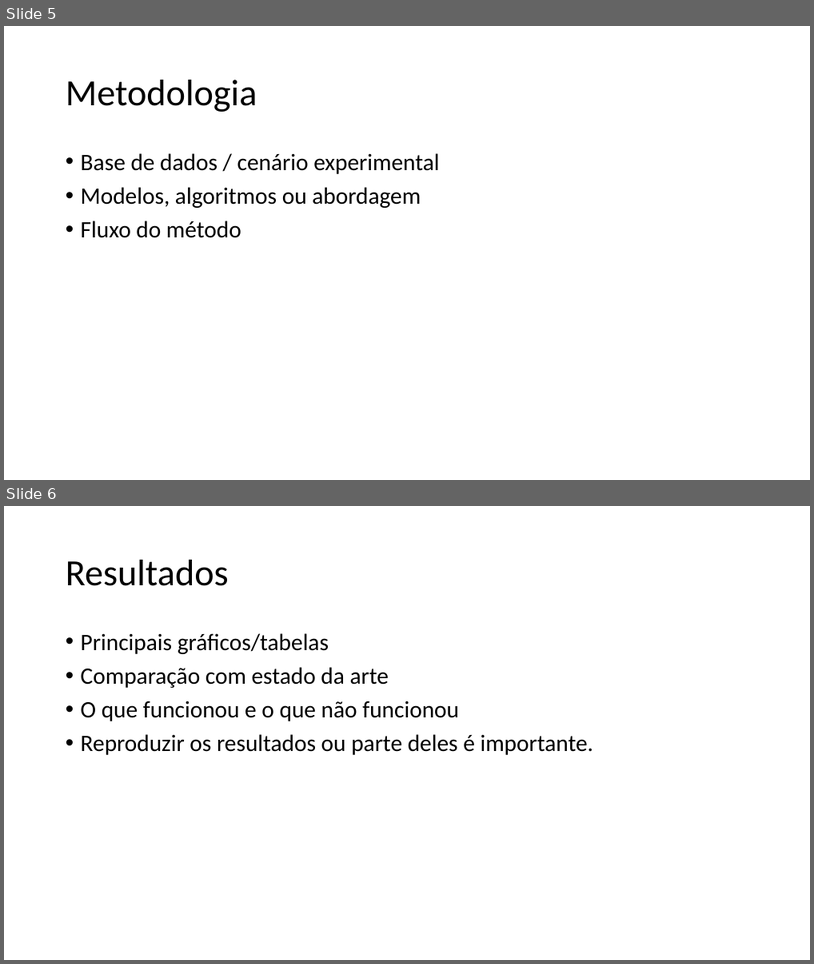
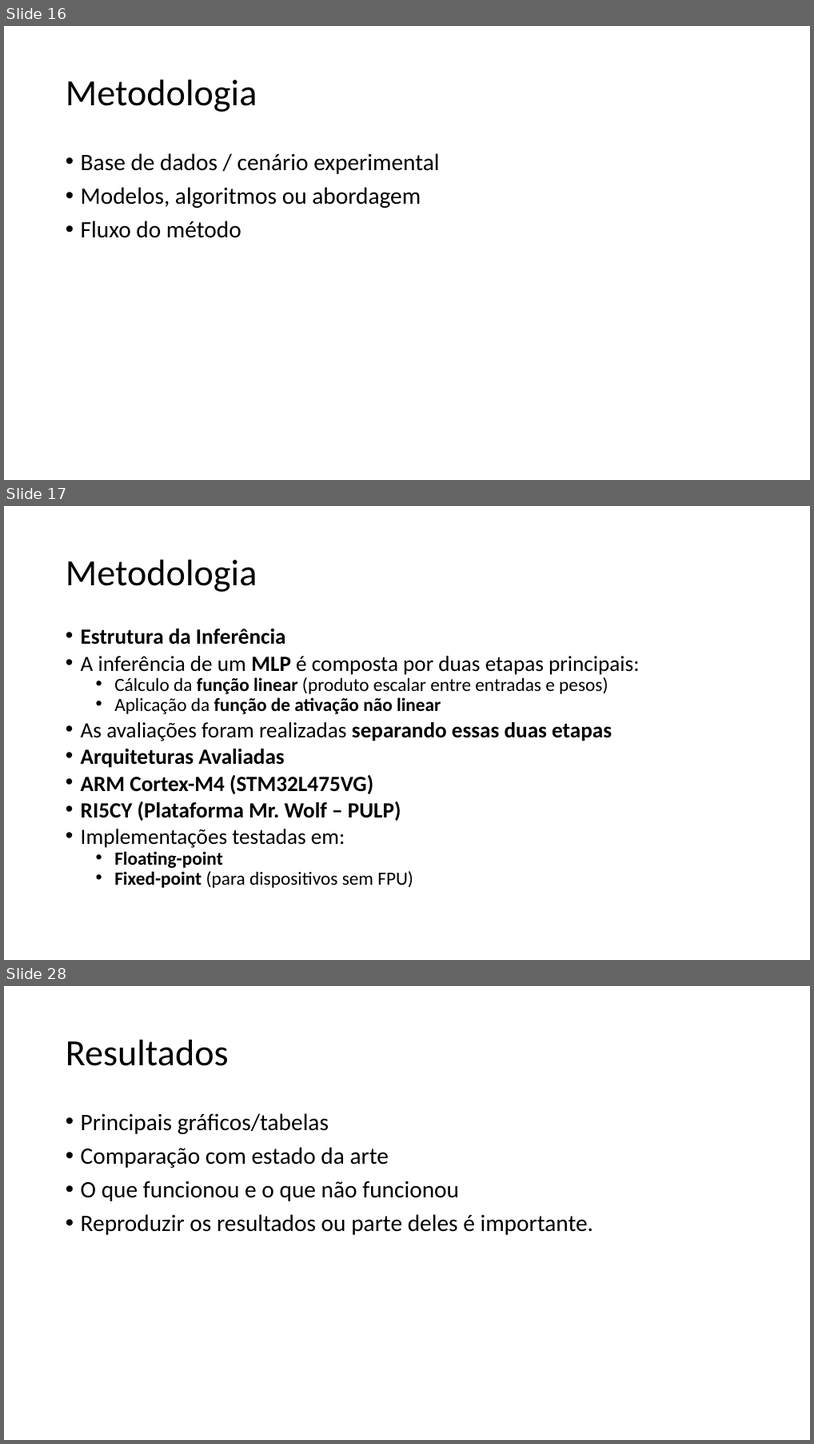
Before and after one commit to Scarpioni/gabriel-59-TP558, a slide deck: 2026/ciclo 1/TP558_X_Template (1).pptx. Shown one above the other, each under a label of ours: slides 5 and 6 before the commit, slides 16, 17 and 28 after it; the slides between them are not shown. The pictures are 814x964 and 814x1444 pixels, drawn with LibreOffice and Linux fonts; fonts in the diff are those of the drawing. Boxes give left, top, right and bottom in pixels: in the first picture for what was removed or moved away, otherwise in the second. Text is boxed around its words. In the diff, an @@ line names an element or a change of style, - is before the commit and + after.

```diff
--- a/2026/ciclo 1/TP558_X_Template (1).pptx
+++ b/2026/ciclo 1/TP558_X_Template (1).pptx
@@ slide 17 added at (4, 506, 810, 960), background #FFFFFF @@
@@ title added at (66, 560, 258, 592), 44 pt, text #000000 @@
+Metodologia
@@ text added at (81, 628, 639, 888), 25.9 pt, text #000000, bold @@
+• Estrutura da Inferência
+• A inferência de um MLP é composta por duas etapas principais:
+  • Cálculo da função linear (produto escalar entre entradas e pesos)
+  • Aplicação da função de ativação não linear
+• As avaliações foram realizadas separando essas duas etapas
+• Arquiteturas Avaliadas
+• ARM Cortex-M4 (STM32L475VG)
+• RI5CY (Plataforma Mr. Wolf – PULP)
+• Implementações testadas em:
+  • Floating-point
+  • Fixed-point (para dispositivos sem FPU)
@@ what was slide 5 is now slide 16 @@
@@ what was slide 6 is now slide 28 @@
```
Also in this commit, not shown: 1 slide changed, 24 other slides added, 3 slides removed.
